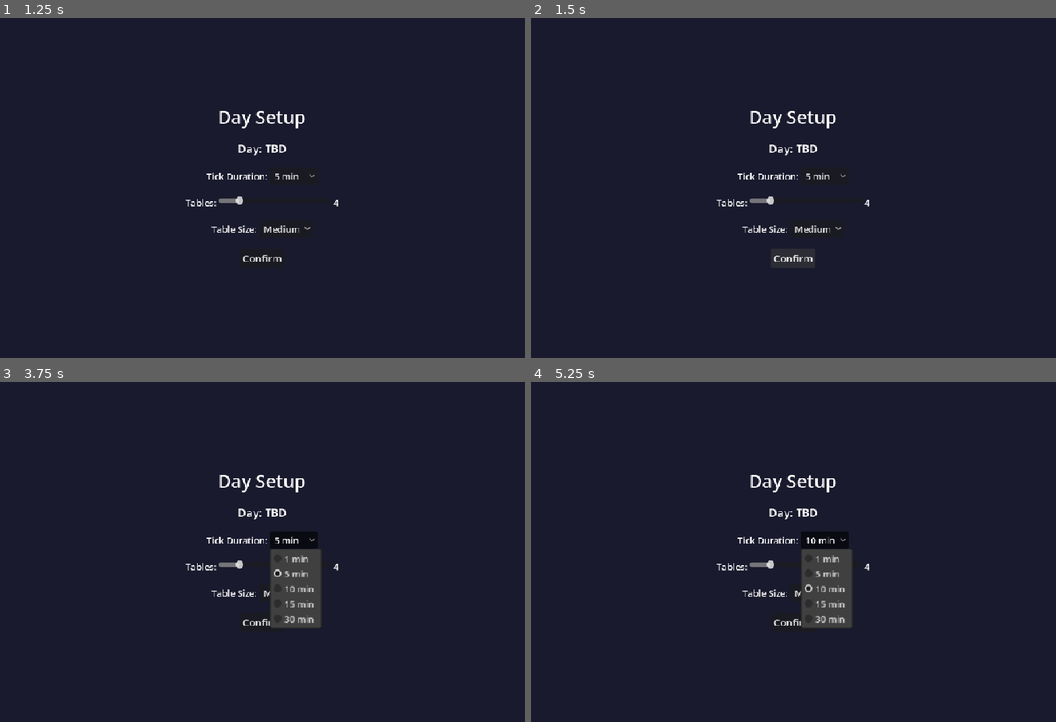
Above: before the commit, frames 1-4 (two rows, left to right).
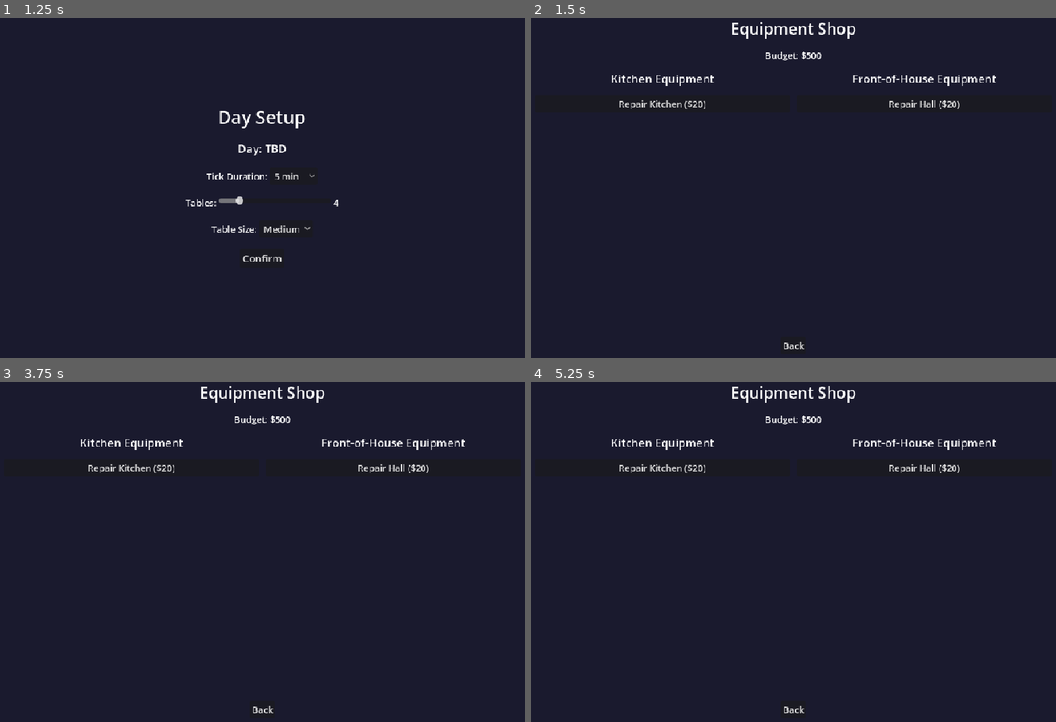
Above: after the commit, the same moments.

Repository: Orange-hanter/LurkersDev
Game: Godot game, scene res://scenes/main_menu.tscn
The game is run twice, just before and just after one commit, with the same random seed, the same clock (stepped at 60 frames per second) and the same inputs.
Inputs (mouse positions are in pixels of both pictures, inside the frame that each line leads up to):
- Up to frame 1 (1.25 s): tap Enter at 0.5 s; hold + (speed_up) from 0.53 s (still down); hold Q (end_day) from 0.53 s (still down); tap S (shop) at 0.77, 1.07 s; tap H (hire) at 0.8 s
- Up to frame 2 (1.5 s): release + (speed_up) at 1.25 s; release Q (end_day) at 1.25 s; click "Confirm" at 1.25 s
- Up to frame 3 (3.75 s): click (262, 708) at 2 s, where only the run after the commit has a clickable "Back"; click (262, 623) at 2.75 s, where only the run before the commit has a clickable "Confirm"; click (294, 541) at 3.5 s, where only the run before the commit has a clickable "5 min"
- Up to frame 4 (5.25 s): click (814, 592) at 4.25 s, where only the run before the commit has a clickable "Medium"; click (825, 541) at 5 s, where only the run before the commit has a clickable "10 min"

Frame 1 is identical in both runs. In frame 2, 2.3% of the frame differs, in the area x 15-89%, y 1-98%; in frame 3, 4.6%; in frame 4, 4.6%.
Error after the commit: Invalid assignment of property or key 'visible' with value of type 'bool' on a base object of type 'null instance'. (res://scripts/ui/shop_screen.gd:15)

Commit message:
fix: add button signal connections to all scene files

Diff:
--- a/godot-template/scenes/day_setup.tscn
+++ b/godot-template/scenes/day_setup.tscn
@@ -117,3 +117,5 @@
 text = "Confirm"
 theme_override_font_sizes/font_size = 18
 size_flags_horizontal = 4
+
+[connection signal="pressed" from="CenterContainer/VBoxContainer/ConfirmButton" to="." method="_on_confirm_pressed"]
--- a/godot-template/scenes/day_summary.tscn
+++ b/godot-template/scenes/day_summary.tscn
@@ -65,3 +65,5 @@
 text = "Next Day"
 size_flags_horizontal = 4
 theme_override_font_sizes/font_size = 18
+
+[connection signal="pressed" from="CenterContainer/VBoxContainer/NextDayButton" to="." method="_on_next_day_pressed"]
--- a/godot-template/scenes/game_over.tscn
+++ b/godot-template/scenes/game_over.tscn
@@ -52,3 +52,5 @@
 text = "Return to Menu"
 size_flags_horizontal = 4
 theme_override_font_sizes/font_size = 18
+
+[connection signal="pressed" from="CenterContainer/VBoxContainer/ReturnButton" to="." method="_on_return_pressed"]
--- a/godot-template/scenes/game_screen.tscn
+++ b/godot-template/scenes/game_screen.tscn
@@ -145,3 +145,10 @@
 [node name="HallBar" type="ProgressBar" parent="HBoxContainer/RightPanel/EquipmentSection/EquipVBox"]
 layout_mode = 2
 value = 100.0
+
+[connection signal="pressed" from="HBoxContainer/CenterPanel/BottomBar/PauseButton" to="." method="_on_pause_pressed"]
+[connection signal="pressed" from="HBoxContainer/CenterPanel/BottomBar/SpeedDownButton" to="." method="_on_speed_down_pressed"]
+[connection signal="pressed" from="HBoxContainer/CenterPanel/BottomBar/SpeedUpButton" to="." method="_on_speed_up_pressed"]
+[connection signal="pressed" from="HBoxContainer/CenterPanel/BottomBar/ShopButton" to="." method="_on_shop_pressed"]
+[connection signal="pressed" from="HBoxContainer/CenterPanel/BottomBar/HireButton" to="." method="_on_hire_pressed"]
+[connection signal="pressed" from="HBoxContainer/CenterPanel/BottomBar/EndDayButton" to="." method="_on_end_day_pressed"]
--- a/godot-template/scenes/hire_screen.tscn
+++ b/godot-template/scenes/hire_screen.tscn
@@ -133,3 +133,8 @@
 layout_mode = 2
 text = "Back"
 size_flags_horizontal = 4
+
+[connection signal="pressed" from="CenterContainer/VBoxContainer/CandidatesHBox/Candidate1/Candidate1VBox/Candidate1HireBtn" to="." method="_on_hire_candidate_1"]
+[connection signal="pressed" from="CenterContainer/VBoxContainer/CandidatesHBox/Candidate2/Candidate2VBox/Candidate2HireBtn" to="." method="_on_hire_candidate_2"]
+[connection signal="pressed" from="CenterContainer/VBoxContainer/CandidatesHBox/Candidate3/Candidate3VBox/Candidate3HireBtn" to="." method="_on_hire_candidate_3"]
+[connection signal="pressed" from="CenterContainer/VBoxContainer/BackButton" to="." method="_on_back_pressed"]
--- a/godot-template/scenes/shop_screen.tscn
+++ b/godot-template/scenes/shop_screen.tscn
@@ -102,3 +102,7 @@
 layout_mode = 2
 text = "Back"
 size_flags_horizontal = 4
+
+[connection signal="pressed" from="MarginContainer/VBoxContainer/EquipmentHBox/KitchenSection/KitchenRepairBtn" to="." method="_on_repair_kitchen"]
+[connection signal="pressed" from="MarginContainer/VBoxContainer/EquipmentHBox/HallSection/HallRepairBtn" to="." method="_on_repair_hall"]
+[connection signal="pressed" from="MarginContainer/VBoxContainer/BackButton" to="." method="_on_back_pressed"]
